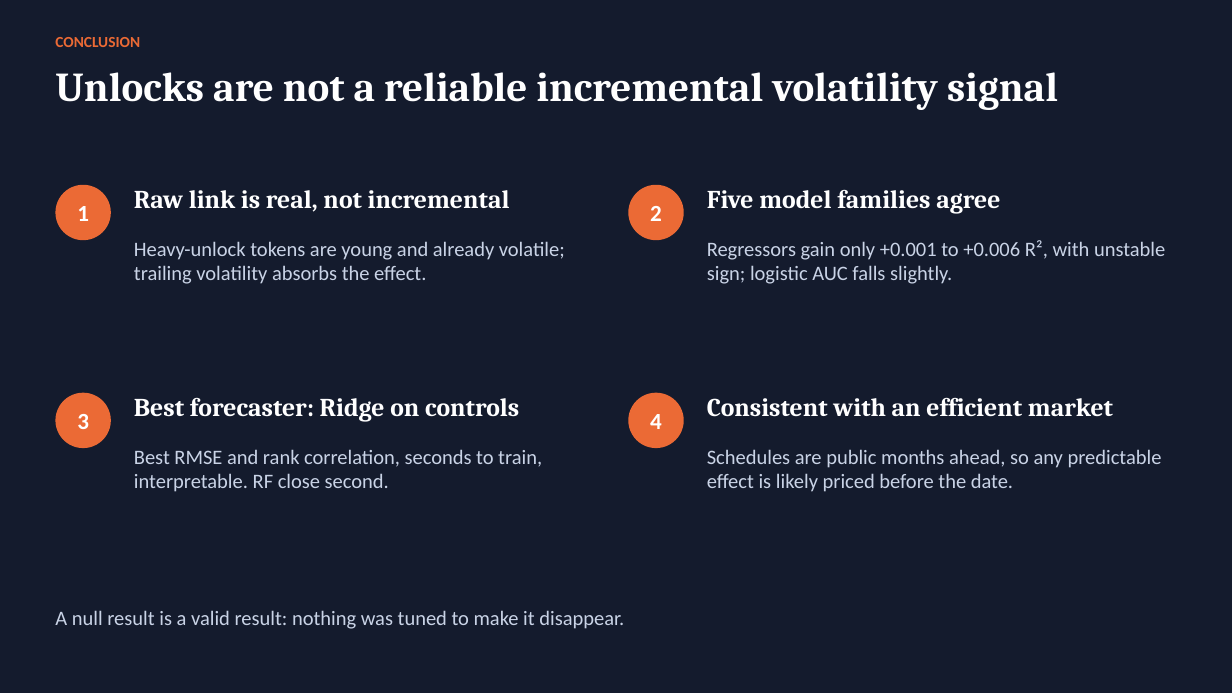
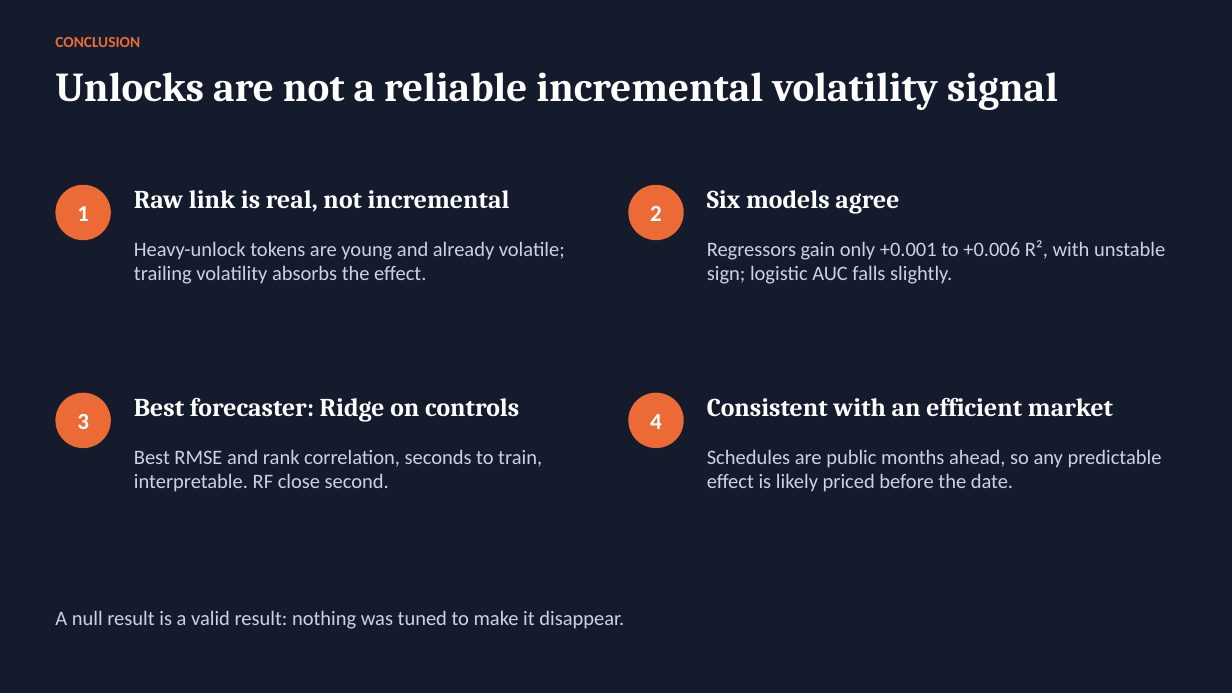
Before and after one commit to watersalamander/MH6805A-Project-Group7, a slide deck: slide 15 of report/Group7_Presentation_DRAFT.pptx. Drawn at 1232x693 pixels with LibreOffice and Linux fonts; fonts in the diff are those of the drawing. Boxes give left, top, right and bottom in pixels: in the first picture for what was removed or moved away, otherwise in the second. Text is boxed around its words. In the diff, an @@ line names an element or a change of style, - is before the commit and + after.

```diff
--- a/report/Group7_Presentation_DRAFT.pptx
+++ b/report/Group7_Presentation_DRAFT.pptx
@@ text at box(707, 190, 899, 214): text changed @@
-Five model families agree
+Six models agree
```
Also in this commit, not shown: 7 other slides changed, 4 other files.
